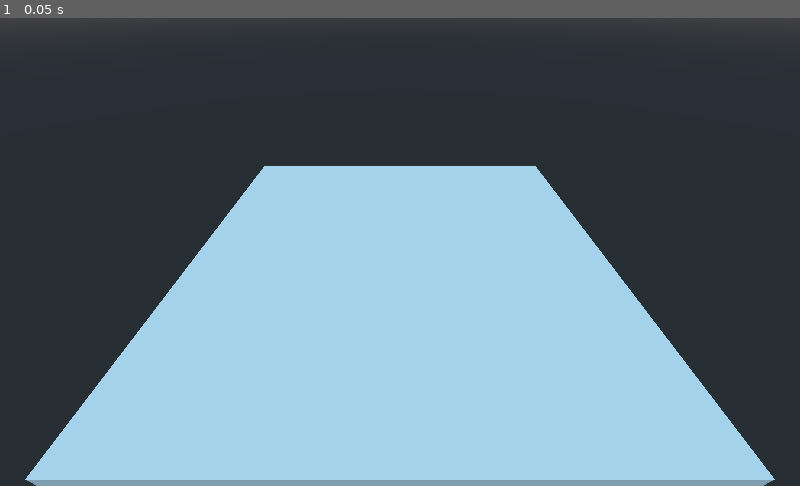
Above: before the commit, frame 1.
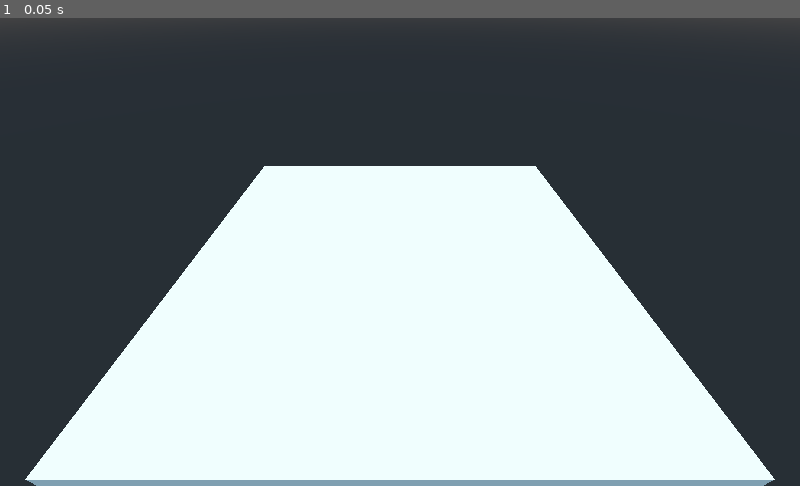
Above: after the commit, the same moment.

Repository: CFProjet/SpiritKingdom
Game: Godot game, scene res://scene/map/test.tscn
The game is run twice, just before and just after one commit, with the same random seed, the same clock (stepped at 60 frames per second) and the same inputs. This scene is started directly instead of the project's main scene.
Inputs:
- Up to frame 1 (0.05 s): no input

The runs differ from the first frame. In frame 1, 43% of the frame differs, in the area x 3-97%, y 31-99%.

Commit message:
added player_test for 3d

Diff:
--- /dev/null
+++ b/game/scene/entity/player_test.tscn
@@ -0,0 +1,54 @@
+[gd_scene load_steps=6 format=2]
+
+[sub_resource type="SpatialMaterial" id=2]
+flags_unshaded = true
+albedo_color = Color( 1, 0, 0, 1 )
+
+[sub_resource type="SphereMesh" id=1]
+material = SubResource( 2 )
+
+[sub_resource type="ViewportTexture" id=5]
+viewport_path = NodePath("Viewport")
+
+[sub_resource type="SpatialMaterial" id=3]
+resource_local_to_scene = true
+flags_transparent = true
+flags_unshaded = true
+flags_albedo_tex_force_srgb = true
+params_billboard_mode = 1
+albedo_texture = SubResource( 5 )
+
+[sub_resource type="QuadMesh" id=4]
+resource_local_to_scene = true
+material = SubResource( 3 )
+size = Vector2( 2, 2 )
+
+[node name="player_test" type="Spatial"]
+
+[node name="model" type="MeshInstance" parent="."]
+transform = Transform( 1, 0, 0, 0, 1, 0, 0, 0, 1, 0, 1, 0 )
+mesh = SubResource( 1 )
+material/0 = null
+
+[node name="Viewport" type="Viewport" parent="."]
+size = Vector2( 40, 40 )
+transparent_bg = true
+render_target_v_flip = true
+
+[node name="name" type="Label" parent="Viewport"]
+margin_right = 40.0
+margin_bottom = 40.0
+custom_colors/font_color_shadow = Color( 0, 0, 0, 1 )
+custom_constants/shadow_offset_x = 1
+custom_constants/shadow_offset_y = 1
+text = "test"
+align = 1
+valign = 1
+__meta__ = {
+"_edit_use_anchors_": false
+}
+
+[node name="pseudo" type="MeshInstance" parent="."]
+transform = Transform( 1, 0, 0, 0, 1, 0, 0, 0, 1, 0, 3, 0 )
+mesh = SubResource( 4 )
+material/0 = null
--- a/game/scene/map/map.gd
+++ b/game/scene/map/map.gd
@@ -2,18 +2,64 @@
 
 class_name Map
 
+const RAY_LENGTH=1000
+var playerPFB = preload("res://scene/entity/player_test.tscn");
+
 var server_entity_map : ServerEntityMap;
-
+var entitys = {};
 func _ready():
 	server_entity_map = ServerEntityMap.new();
 	server_entity_map.connect("onMapRefresh", self, "onEntityMapRefresh");
 	add_child(server_entity_map);
 
+func addEntity(id, state):
+	var newEntity = playerPFB.instance();
+	newEntity.get_node("Viewport/name").text=str(id)
+	add_child(newEntity);
+	entitys[id] = {node = newEntity, state = state};
+
+	# On initialise la position
+	var pos = StateManager.getRealVal(state, "position");
+	newEntity.translation= pos;
 
 func onEntityMapRefresh(entityTab):
 	# POUR RAFRAICHIR LES ENTITYS ENVIRONNANTE
-	get_node("test2D").refreshEntity(entityTab);
+	# POUR TOUTE LES ENTYTY ENVIRONNENTE ENVOYER PAR LE SERVER
+	for k in entityTab:
+		var state = entityTab[k];
+		# Si l'entity est déjà affiché, je met seulement a jour l'etat
+		if entitys.has(k):
+			entitys[k].state = state;
+		# Sinon je la créer et la stock dans players
+		else:
+			addEntity(k, state);
 
 func setPlayerPosition(myState : BC_PlayerState):
 	# POUR INITILISER LA POSITION DU PLAYER
-	get_node("test2D").addEntity(CServer.userName, myState);
+	addEntity(CServer.userName, myState);
+func _process(delta):
+	for k in entitys:
+		var entity = entitys[k];
+		var newPos = StateManager.getRealVal(entity.state, "position");
+		entity.node.translation=newPos
+# CONTROL A LA SOURIS DE SON PERSONNAGE
+func _input(event : InputEvent):
+	if event is InputEventMouseButton && event.is_pressed() && event.button_index == BUTTON_LEFT:
+		var tmp=get_3d_mouse_pos(event.position)
+		if tmp.has("position"):
+			var clickPos = tmp.position
+			if entitys.has(CServer.userName):
+				var myPlayer = entitys[CServer.userName];
+				var pos = StateManager.getRealVal(myPlayer.state, "position");
+				var speed = StateManager.getRealVal(myPlayer.state, "moveSpeed");
+				var direction = pos.direction_to(clickPos);
+				# * 1000 CAR EN MILLISECONDE
+				var duration = 1000 * clickPos.distance_to(pos) / speed;
+				CServer.movePlayer(direction, duration);
+#RECUPERE LA POSITION 3D VISEE PAR LA SOURIS
+func get_3d_mouse_pos(mouse_pos):
+	var ray_from = $Camera.project_ray_origin(mouse_pos)
+	var ray_to = ray_from + $Camera.project_ray_normal(mouse_pos) * RAY_LENGTH
+	var space_state = get_world().direct_space_state
+	var selection=space_state.intersect_ray(ray_from, ray_to)
+	return selection
--- a/game/scene/map/test.tscn
+++ b/game/scene/map/test.tscn
@@ -33,4 +33,12 @@
 margin_right = 1029.0
 margin_bottom = 597.0
 mouse_filter = 1
+__meta__ = {
+"_edit_use_anchors_": false
+}
+
+[node name="DirectionalLight" type="DirectionalLight" parent="."]
+transform = Transform( 0.57589, 0.817527, 5.401e-09, 0.0660201, -0.0465065, 0.996734, 0.814857, -0.574009, -0.0807558, 0, 3.48809, 0 )
+light_energy = 0.5
+shadow_enabled = true
 [connection signal="gui_input" from="test2D/input" to="test2D" method="_on_input_gui_input"]
--- a/game/scene2D/test/player2D.tscn
+++ b/game/scene2D/test/player2D.tscn
@@ -11,6 +11,9 @@
 margin_bottom = -10.0
 bbcode_enabled = true
 scroll_active = false
+__meta__ = {
+"_edit_use_anchors_": false
+}
 
 [node name="look" type="Sprite" parent="."]
 scale = Vector2( 0.12342, 0.50776 )
--- a/game/script/client_server.gd
+++ b/game/script/client_server.gd
@@ -16,7 +16,7 @@
 var timeStamp setget, _getTimeStamp;
 var _tstamp = 0;
 
-var serverURL : String = "192.168.1.100:7788";
+var serverURL : String = "localhost:7788";
 
 signal onEventServer
 
Not shown, added: screen/14112019.gif
